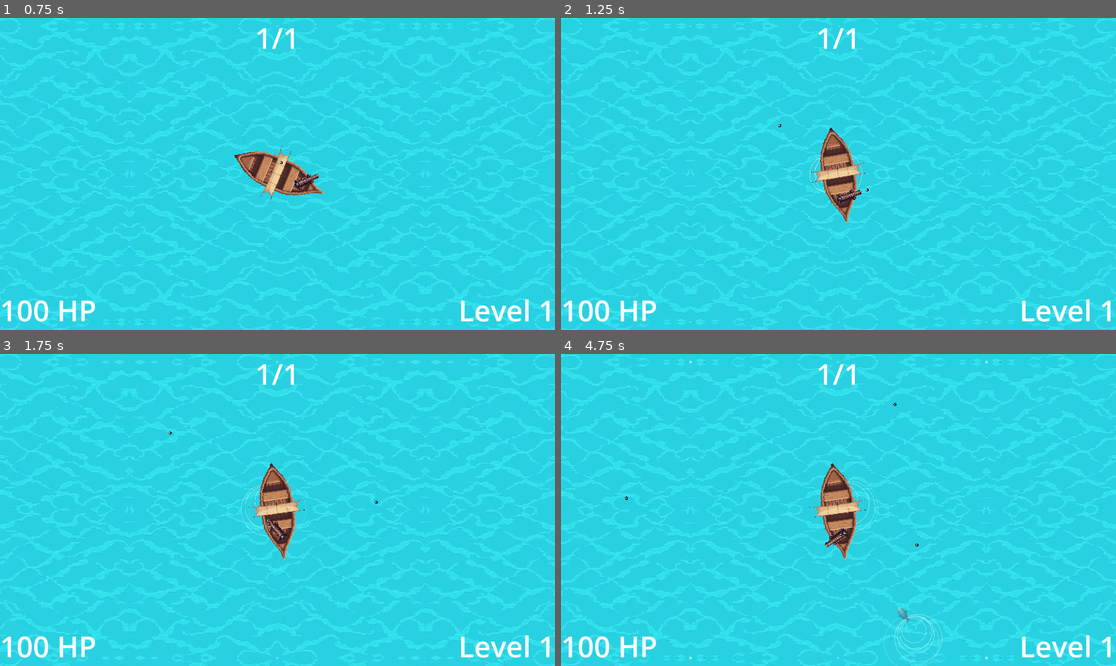
Above: before the commit, frames 1-4 (two rows, left to right).
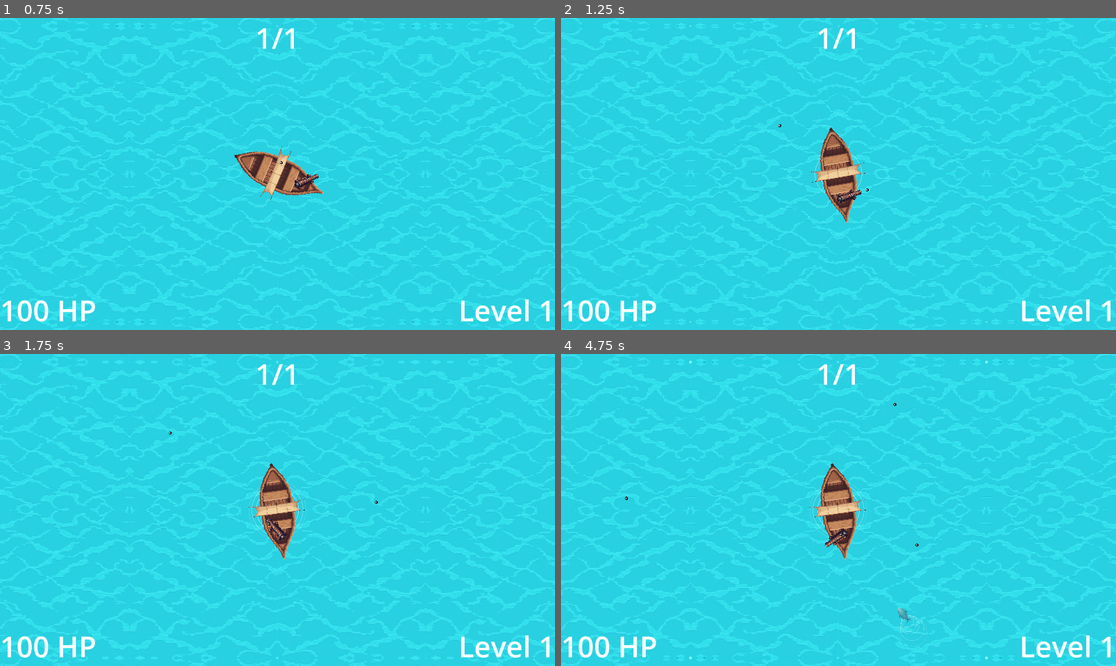
Above: after the commit, the same moments.

Repository: HephaistosForge/OceanDreamer
Game: Godot game, scene res://levels/main.tscn
Two runs of this game, one before a commit and one after it. Both use one fixed random seed, a clock stepped at 60 frames per second and the inputs below.
Inputs (mouse positions are in pixels of both pictures, inside the frame that each line leads up to):
- Up to frame 1 (0.75 s): move the mouse to (399, 158) at 0.52 s; hold D (turn_right) from 0.53 s (still down); hold Space (shoot) from 0.53 s (still down); click (399, 158) at 0.67 s
- Up to frame 2 (1.25 s): keep holding D (turn_right); keep holding Space (shoot)
- Up to frame 3 (1.75 s): release D (turn_right) at 1.25 s; release Space (shoot) at 1.25 s; drag from (166, 525) to (216, 460) at 1.27 s
- Up to frame 4 (4.75 s): move the mouse to (894, 441) at 2.02 s; hold D (turn_right) 2.03-2.75 s; hold Space (shoot) 2.03-2.75 s; drag from (810, 572) to (727, 435) at 2.77 s; move the mouse to (1005, 556) at 3.52 s; hold A (turn_left) 3.53-4.25 s; hold Space (shoot) 3.53-4.25 s; drag from (672, 463) to (844, 534) at 4.27 s

Frame 1 is identical in both runs. In frame 2, less than 0.1% of the frame differs, in the area x 44-54%, y 44-56%; in frame 3, 0.1%; in frame 4, 0.4%, in the area x 44-69%, y 39-100%.

Commit message:
Change ripple sizes for fish

Diff:
--- a/effects/RippleEffect.tscn
+++ b/effects/RippleEffect.tscn
@@ -14,7 +14,6 @@
 
 [node name="CPUParticles2D" type="CPUParticles2D" parent="."]
 z_index = -1
-position = Vector2(-80, 0)
 amount = 6
 texture = ExtResource("1_rx78g")
 gravity = Vector2(0, 0)
--- a/entities/enemies/large/large.tscn
+++ b/entities/enemies/large/large.tscn
@@ -15,6 +15,7 @@
 melee_attack_damage = 20
 attack_delay = 3.0
 max_hp = 45
+ripple_scale = 0.6
 
 [node name="Sprite2D" parent="." index="0"]
 modulate = Color(1, 1, 1, 0.478431)
--- a/entities/enemies/medium/medium.tscn
+++ b/entities/enemies/medium/medium.tscn
@@ -9,6 +9,7 @@
 
 [node name="Monster" instance=ExtResource("1_qtgs1")]
 turn_speed = 5.0
+ripple_scale = 0.4
 
 [node name="Sprite2D" parent="." index="0"]
 modulate = Color(1, 1, 1, 0.478431)
--- a/entities/enemies/small/small.tscn
+++ b/entities/enemies/small/small.tscn
@@ -13,6 +13,7 @@
 melee_attack_damage = 1
 attack_delay = 0.5
 max_hp = 15
+ripple_scale = 0.3
 
 [node name="Sprite2D" parent="." index="0"]
 modulate = Color(1, 1, 1, 0.478431)
--- a/entities/entity.gd
+++ b/entities/entity.gd
@@ -8,6 +8,7 @@
 
 @export var max_hp: int = 100
 @export var is_enemy: bool = true
+@export var ripple_scale: float = 0.8
 
 @onready var hp = max_hp : set = set_hp
 
@@ -22,6 +23,8 @@
 	var ripple = RIPPLE_SCENE.instantiate()
 	self.add_child(ripple)
 	ripple_effect = ripple.get_child(0)
+	ripple_effect.scale_amount_max = ripple_scale
+	ripple_effect.scale_amount_min = ripple_effect.scale_amount_max
 
 
 func _process(delta: float) -> void:
